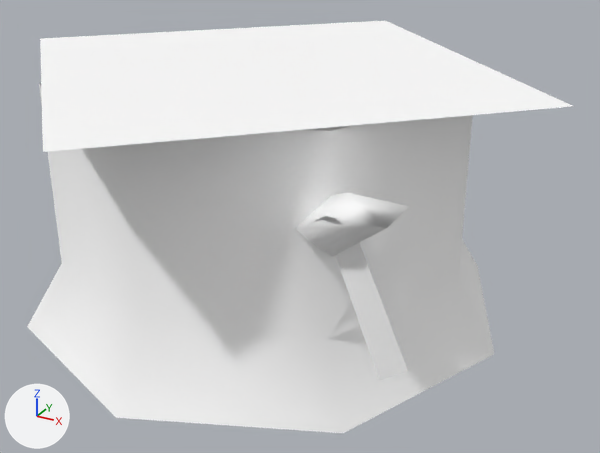
An edit to the glTF model public/3d/item/model__item__room.ofs_3182_0/3182IMFY06_04.gltf, drawn before and after from the same camera.
The view is the same before and after, from a 50 mm camera at (0.737, -1.213, 0.763) aimed at (0.067, 0.004, 0.154). Every picture has the same lights, and +X, +Y and +Z are marked at lower left. The older version comes first.

In view in the first picture: '3182IMFY06_04'.
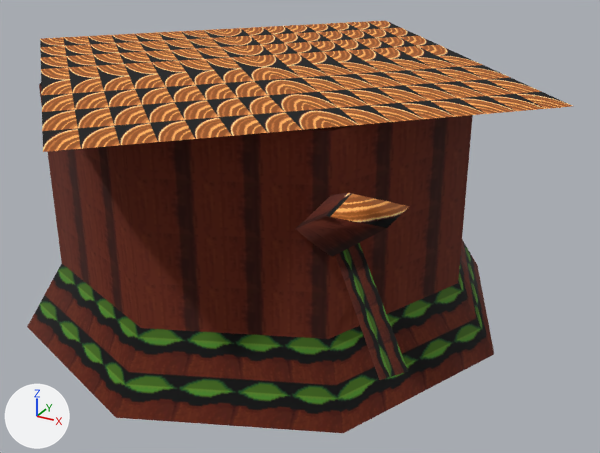
Patch to the scene script:
```diff
--- a/public/3d/item/model__item__room.ofs_3182_0/3182IMFY06_04.gltf.py
+++ b/public/3d/item/model__item__room.ofs_3182_0/3182IMFY06_04.gltf.py
@@ img_imfy06_04_1 @@
+img_imfy06_04_1 = load_image('imfy06_04_1', '_unpacked/imfy06_04_1', 64, 32, 'sRGB')
@@ img_imfy06_04_2 @@
+img_imfy06_04_2 = load_image('imfy06_04_2', '_unpacked/imfy06_04_2', 32, 32, 'sRGB')
@@ img_imfy06_04_0 @@
+img_imfy06_04_0 = load_image('imfy06_04_0', '_unpacked/imfy06_04_0', 32, 32, 'sRGB')
@@ mat_imfy06_04_0 @@
 mat_imfy06_04_0 = principled_material('imfy06_04_0')
-mat_imfy06_04_0.base_color = (1.0, 1.0, 1.0)  # white #ffffff
+mat_imfy06_04_0.texture = img_imfy06_04_0
 mat_imfy06_04_0.roughness = 1.0
@@ mat_imfy06_04_2 @@
 mat_imfy06_04_2 = principled_material('imfy06_04_2')
-mat_imfy06_04_2.base_color = (1.0, 1.0, 1.0)  # white #ffffff
+mat_imfy06_04_2.texture = img_imfy06_04_2
 mat_imfy06_04_2.roughness = 1.0
@@ mat_imfy06_04_1 @@
 mat_imfy06_04_1 = principled_material('imfy06_04_1')
-mat_imfy06_04_1.base_color = (1.0, 1.0, 1.0)  # white #ffffff
+mat_imfy06_04_1.texture = img_imfy06_04_1
 mat_imfy06_04_1.roughness = 1.0
```

What differs and where, as boxes [x1, y1, x2, y2] in the pictures (600 x 453 px):
'3182IMFY06_04', surface changed (white to red)
    both: [27, 21, 573, 433]
